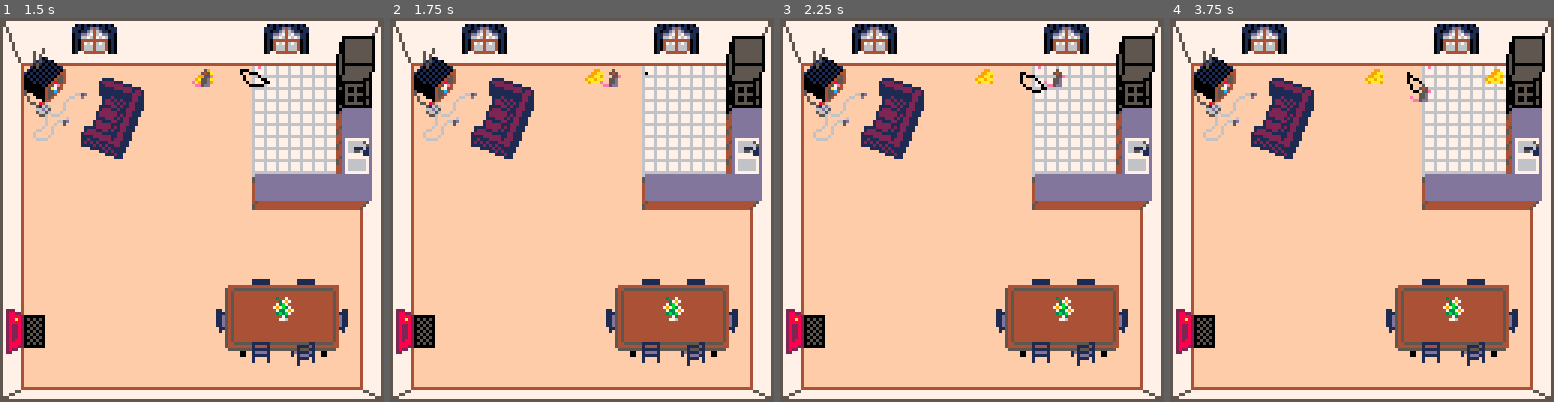
Above: before the commit, frames 1-4 (left to right).
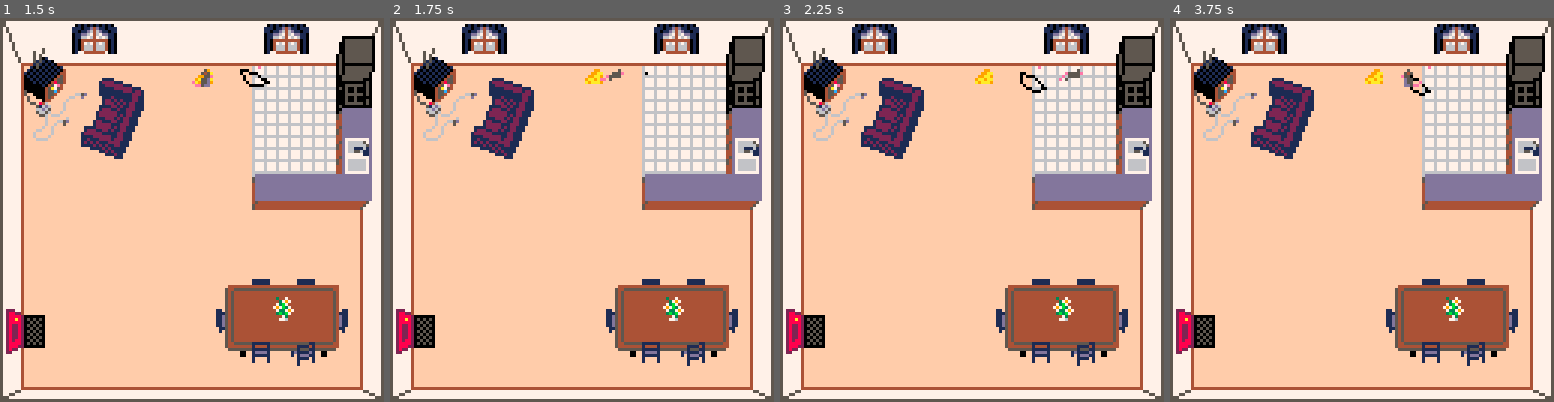
Above: after the commit, the same moments.

Repository: colececil/ant-n-mouse-house
Game: PICO-8 cartridge ant_simulator_2026.p8
The game is run twice, just before and just after one commit, with the same random seed, the same clock (stepped at 60 frames per second) and the same inputs.
Inputs:
- Up to frame 1 (1.5 s): tap X (X key) at 0.33, 1.07 s; tap O (Z key) at 0.7 s
- Up to frame 2 (1.75 s): hold Right from 1.6 s (still down); tap O (Z key) at 1.7 s
- Up to frame 3 (2.25 s): tap X (X key) at 1.85 s; release Right at 2.1 s; tap O (Z key) at 2.1 s; hold Up from 2.15 s (still down)
- Up to frame 4 (3.75 s): release Up at 2.42 s; hold Right 2.47-3.03 s; tap O (Z key) every 0.4 s from 2.5 to 3.7 s; tap X (X key) at 2.97 s; hold Left 3.08-3.58 s; hold Down from 3.63 s (still down)

Frame 1 is identical in both runs. In frame 2, 0.1% of the frame differs, in the area x 54-61%, y 13-18%; in frame 3, 0.2%; in frame 4, 0.4%, in the area x 60-87%, y 13-22%.

Commit message:
Work on animating mouse

Diff:
--- a/ant_simulator_2026.p8
+++ b/ant_simulator_2026.p8
@@ -812,6 +812,10 @@
 -- mouse
 
 mouse_speed = 45
+mouse_move_prgrss = false
+mouse_anim = nil
+mouse_anim_pos = 0
+mouse_anim_time = .1
 
 function init_mouse()
  mouse = {
@@ -842,22 +846,26 @@
 end
 
 function set_mouse_dir()
- if mouse.end_pos != nil then
+ if mouse.end_pos != nil and
+    not mouse_move_prgrss then
   return
  end
 
  local dir
+ local anim
  if btn(⬅️) then
   dir = {
    x = -1,
    y = 0
   }
+  anim = "run_horiz"
  end
  if btn(➡️) then
   dir = {
    x = 1,
    y = 0
   }
+  anim = "run_horiz"
  end
  if btn(⬆️) then
   dir = {
@@ -871,24 +879,46 @@
    y = 1
   }
  end
- if dir != nil and
-   is_collision_sprt({
-    x = mouse.pos.x + dir.x * 8,
-    y = mouse.pos.y + dir.y * 8
-   }) then
-  dir = nil
- end
- if dir != nil then
-  mouse.dir = dir
+
+ if dir == nil then
+  return
+ end
+
+ local end_pos
+ if mouse.end_pos != nil then
+  if dir.x != mouse.dir.x or
+    dir.y != mouse.dir.y then
+   return
+  end
+  end_pos = {
+   x = mouse.end_pos.x +
+     dir.x * 8,
+   y = mouse.end_pos.y +
+     dir.y * 8
+  }
+ else
+  end_pos = {
+   x = mouse.pos.x + dir.x * 8,
+   y = mouse.pos.y + dir.y * 8
+  }
+ end
+ if is_collision_sprt(end_pos)
+   then
+  return
+ end
+
+ mouse_anim = anim
+ mouse.dir = dir
+ if mouse.start_pos == nil then
   mouse.start_pos = {
    x = mouse.pos.x,
    y = mouse.pos.y
   }
-  mouse.end_pos = {
-   x = mouse.pos.x + dir.x * 8,
-   y = mouse.pos.y + dir.y * 8
-  }
- end
+ end
+ mouse.end_pos = {
+  x = mouse.pos.x + dir.x * 8,
+  y = mouse.pos.y + dir.y * 8
+ }
 end
 
 function move_mouse()
@@ -915,13 +945,38 @@
     mouse.end_pos[axis]
   mouse.start_pos = nil
   mouse.end_pos = nil
+  mouse_anim = nil
+  mouse_anim_pos = 0
+  mouse_move_prgrss = false
+ elseif abs(
+    mouse.end_pos[axis] -
+    mouse.pos[axis]
+   ) < 4
+   then
+  mouse_move_prgrss = true
  end
 end
 
 function draw_mouse()
- spr(209, mouse.pos.x,
-   mouse.pos.y, 1, 1,
-   mouse.dir.x == -1)
+ if mouse_anim == "run_horiz"
+   then
+  local frame = flr(
+    mouse_anim_pos /
+    mouse_anim_time)
+  spr(224 + frame, mouse.pos.x,
+    mouse.pos.y, 1, 1,
+    mouse.dir.x == -1)
+  mouse_anim_pos += delta_t
+  if mouse_anim_pos >= 4 *
+    mouse_anim_time then
+   mouse_anim_pos -= 4 *
+     mouse_anim_time
+  end
+ else
+  spr(209, mouse.pos.x,
+    mouse.pos.y, 1, 1,
+    mouse.dir.x == -1)
+ end
 end
 -->8
 -- food
@@ -1422,10 +1477,10 @@
 77777777fee5ddffffffffffffffffffffffffffffffffffffffffffffffffffffffffffffffffffffffffffffffffffffffffffffffffffffffffffffffffff
 77777777ffffffffffffffffffffffffffffffffffffffffffffffffffffffffffffffffffffffffffffffffffffffffffffffffffffffffffffffffffffffff
 ffffffffffffffffffffffffffffffffffffffffffffffffffffffffffffffffffffffffffffffffffffffffffffffffffffffffffffffffffffffffffffffff
-ffffffffffffffffffffffffffffffffffffffffffffffffffffffffffffffffffffffffffffffffffffffffffffffffffffffffffffffffffffffffffffffff
-ffffffffffffffffffffffffffffffffffffffffffffffffffffffffffffffffffffffffffffffffffffffffffffffffffffffffffffffffffffffffffffffff
-ffffffffffffffffffffffffffffffffffffffffffffffffffffffffffffffffffffffffffffffffffffffffffffffffffffffffffffffffffffffffffffffff
-ffffffffffffffffffffffffffffffffffffffffffffffffffffffffffffffffffffffffffffffffffffffffffffffffffffffffffffffffffffffffffffffff
+ffffffffffffff5fffffff5fffffffffffffffffffffffffffffffffffffffffffffffffffffffffffffffffffffffffffffffffffffffffffffffffffffffff
+efffff5fffff555effe5555efee5555fffffffffffffffffffffffffffffffffffffffffffffffffffffffffffffffffffffffffffffffffffffffffffffffff
+fee5555effe5555ffef5555feff5555effffffffffffffffffffffffffffffffffffffffffffffffffffffffffffffffffffffffffffffffffffffffffffffff
+fff555ffeef5ffffef5fffffffffff5fffffffffffffffffffffffffffffffffffffffffffffffffffffffffffffffffffffffffffffffffffffffffffffffff
 ffffffffffffffffffffffffffffffffffffffffffffffffffffffffffffffffffffffffffffffffffffffffffffffffffffffffffffffffffffffffffffffff
 ffffffffffffffffffffffffffffffffffffffffffffffffffffffffffffffffffffffffffffffffffffffffffffffffffffffffffffffffffffffffffffffff
 ffffffffffffffffffffffffffffffffffffffffffffffffffffffffffffffffffffffffffffffffffffffffffffffffffffffffffffffffffffffffffffffff
